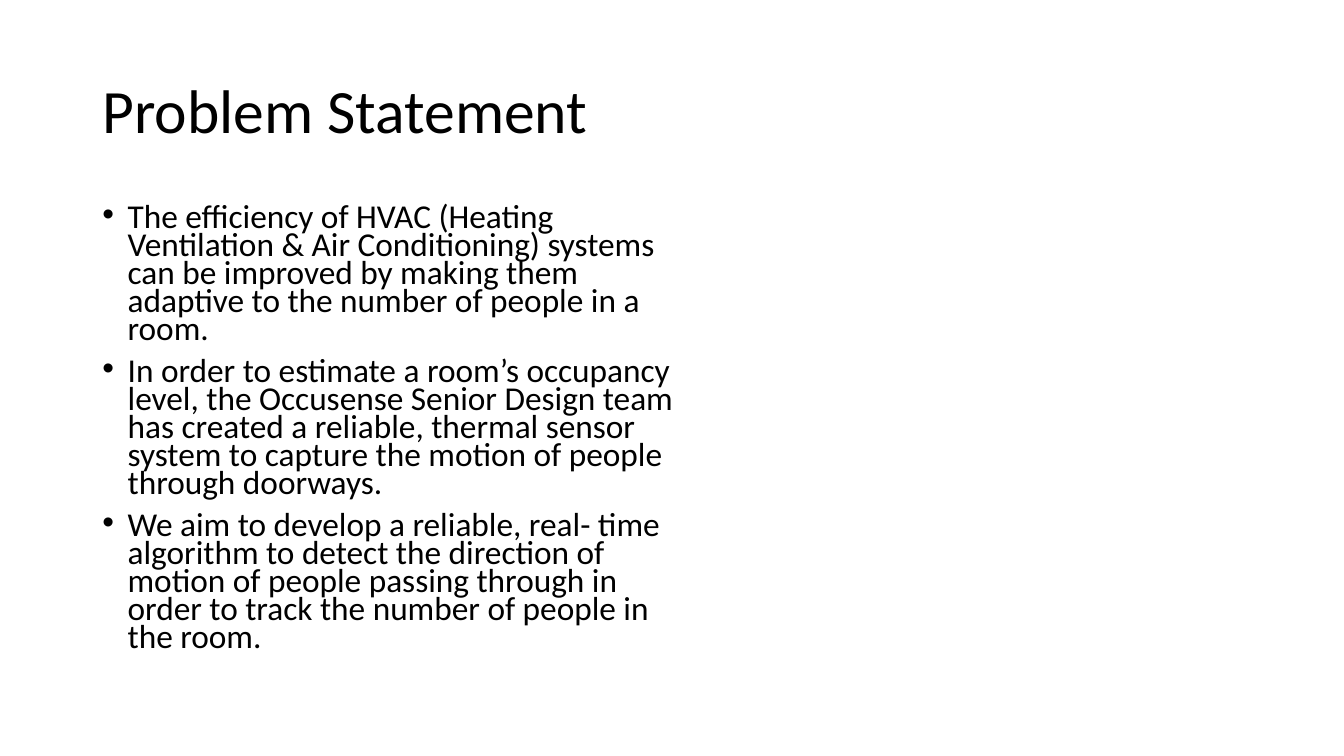
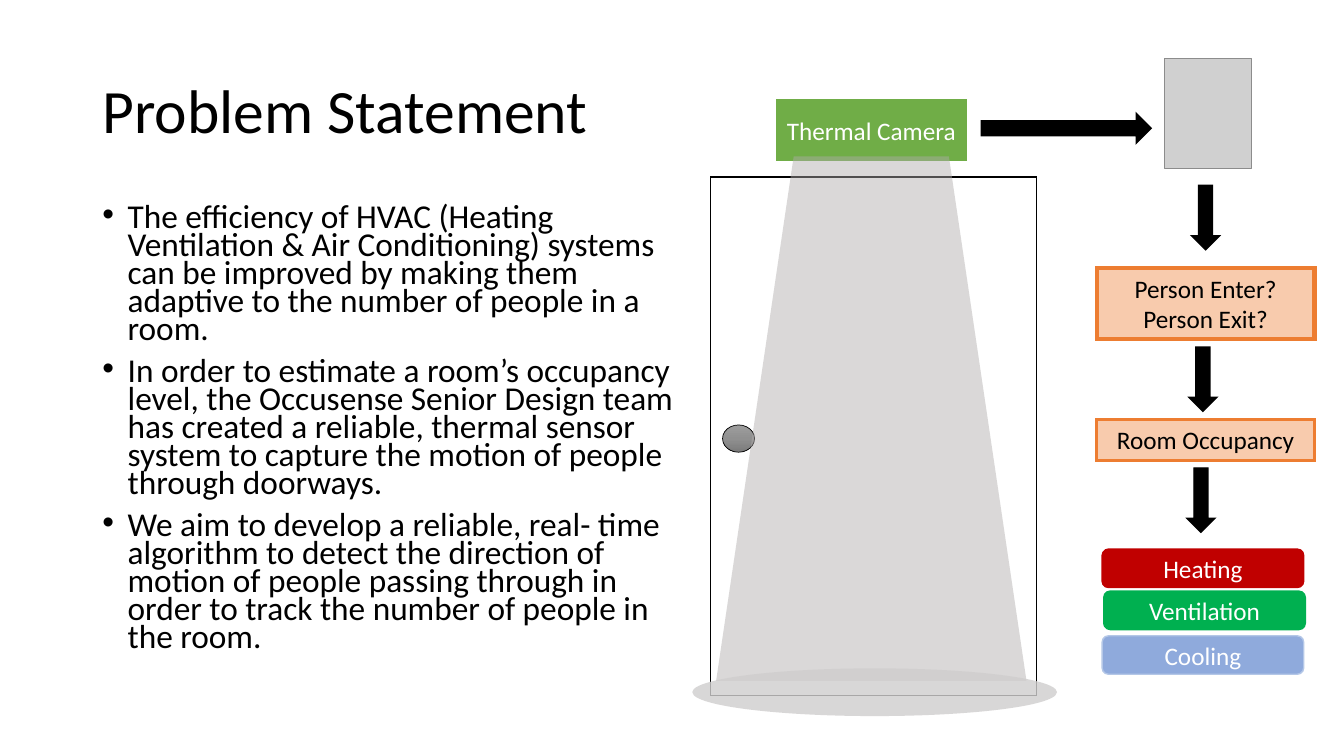
Before and after one commit to janisirene/Occusense, a slide deck: slide 2 of EC520_FinalPresentation.pptx. Drawn at 1344x756 pixels with LibreOffice and Linux fonts; fonts in the diff are those of the drawing; grey boxes stand for pictures. Boxes give left, top, right and bottom in pixels: in the first picture for what was removed or moved away, otherwise in the second. Text is boxed around its words. In the diff, an @@ line names an element or a change of style, - is before the commit and + after.

```diff
--- a/EC520_FinalPresentation.pptx
+++ b/EC520_FinalPresentation.pptx
@@ picture added at (1165,58,1252,168) @@
@@ rectangle added at (774,98,968,162), fill #70AD47, outline #FFFFFF 1.5 pt, 18 pt, text #FFFFFF @@
+Thermal Camera
@@ right arrow added at (982,113,1151,143), fill #000000, outline #000000 1 pt @@
@@ rectangle added at (711,177,1037,696), fill #FFFFFF, outline #000000 1 pt @@
@@ trapezoid added at (716,156,1026,681), fill #AFABAB at 46% opacity @@
@@ down arrow added at (1192,186,1220,250), fill #000000, outline #000000 1 pt @@
@@ rectangle added at (1097,268,1315,340), fill #F8CBAD, outline #ED7D31 3.25 pt, 18 pt, text #000000 @@
+Person Enter?
+Person Exit?
@@ down arrow added at (1190,347,1218,411), fill #000000, outline #000000 1 pt @@
@@ rectangle added at (1097,419,1315,460), fill #F8CBAD, outline #ED7D31 2 pt, 18 pt, text #000000 @@
+Room Occupancy
@@ ellipse added at (723,425,755,453), fill gradient #9D9D9D to #909090 to #7C7C7C, outline #000000 0.5 pt @@
@@ down arrow added at (1188,468,1216,532), fill #000000, outline #000000 1 pt @@
@@ rounded rectangle added at (1102,549,1304,588), fill #C00000, outline #C00000 1 pt, 18 pt, text #FFFFFF @@
+Heating
@@ rounded rectangle added at (1104,591,1306,629), fill #00B050, outline #00B050 1 pt, 18 pt, text #FFFFFF @@
+Ventilation
@@ rounded rectangle added at (1102,636,1304,675), fill #8FAADC, outline #B4C7E7 1 pt, 18 pt, text #FFFFFF @@
+Cooling
@@ ellipse added at (693,668,1058,716), fill #D0CECE at 81% opacity @@
```
Also in this commit, not shown: 2 other slides changed, 3 slides added, 4 slides removed.
